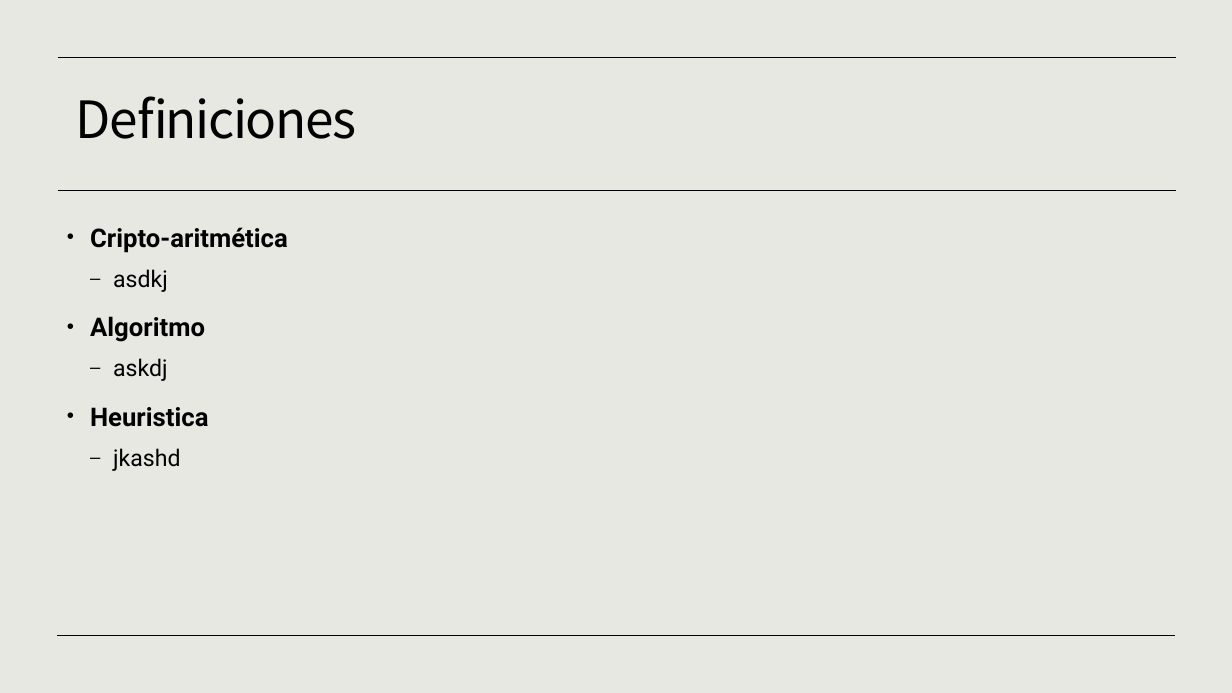
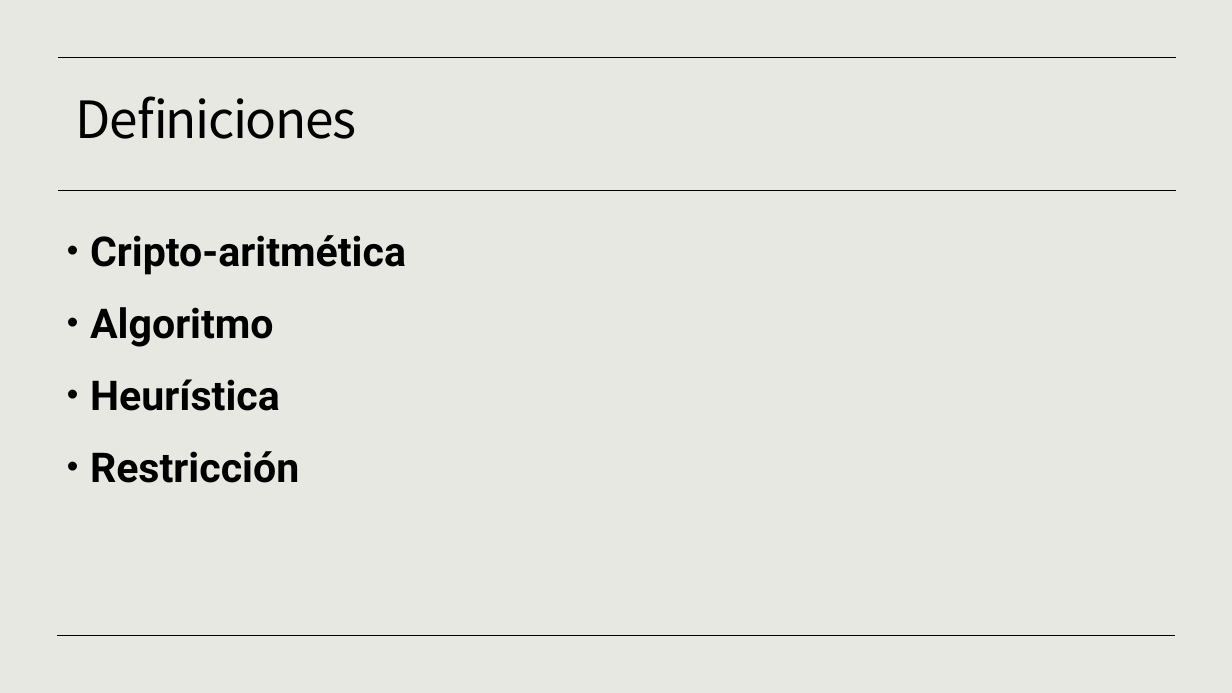
Before and after one commit to JavierCorralLizarraga/Artificial-intelligence, a slide deck: slide 2 of proyecto cripto-aritmetica/proyectocriptoaritmetica.pptx. Drawn at 1232x693 pixels with LibreOffice and Linux fonts; fonts in the diff are those of the drawing. Boxes give left, top, right and bottom in pixels: in the first picture for what was removed or moved away, otherwise in the second. Text is boxed around its words. In the diff, an @@ line names an element or a change of style, - is before the commit and + after.

```diff
--- a/proyecto cripto-aritmetica/proyectocriptoaritmetica.pptx
+++ b/proyecto cripto-aritmetica/proyectocriptoaritmetica.pptx
@@ text at [90,235,406,347]: size 20 to 32 pt in "Cripto-aritmética", "Algoritmo" @@
@@ text at [113,269,168,292]: paragraph removed @@
-  – asdkj
@@ text at [90,379,299,483]: text changed; size 18 to 32 pt; bold on @@
-  – askdj
-• Heuristica
-  – jkashd
+• Heurística
+• Restricción
```
Also in this commit, not shown: 2 other slides changed, 5 slides added, 3 slides removed, 9 other files.
